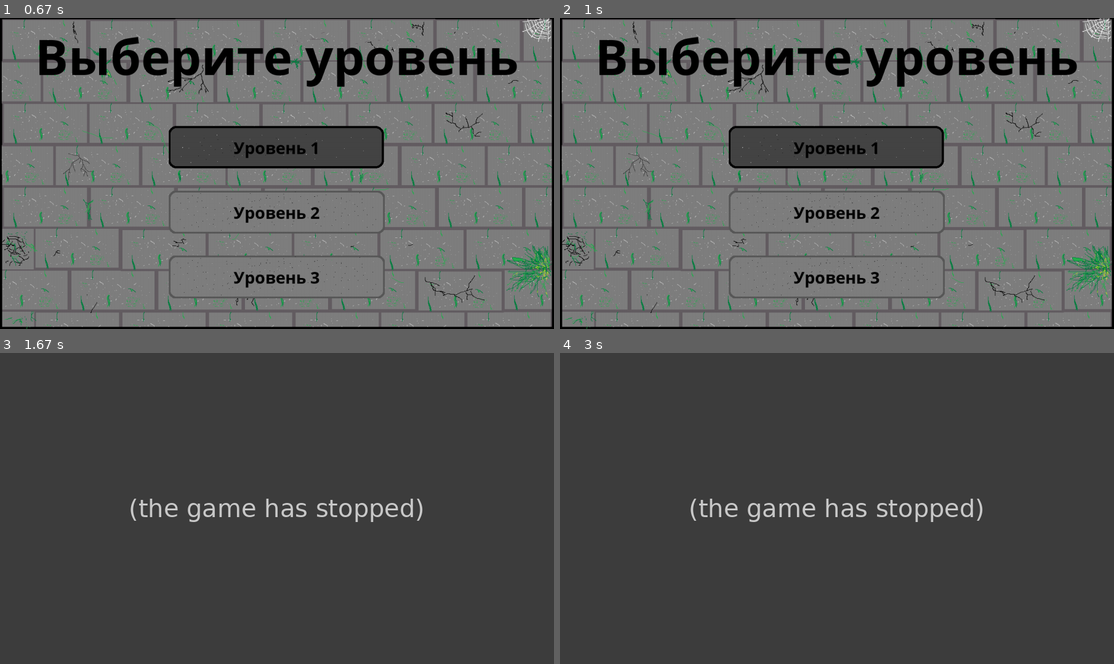
Above: before the commit, frames 1-4 (two rows, left to right).
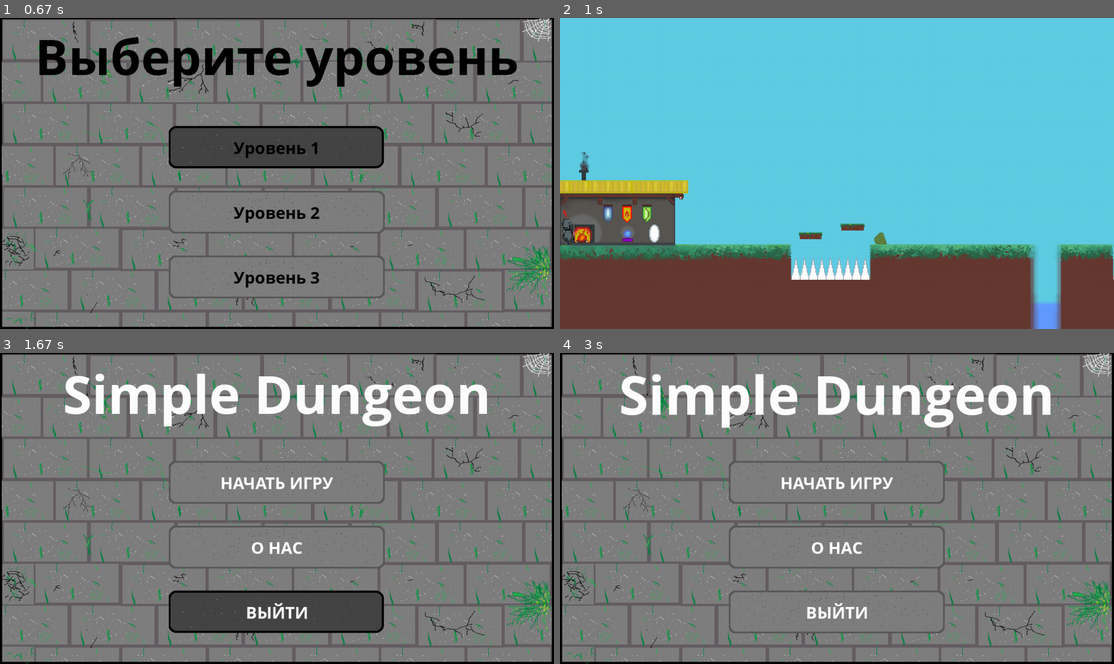
Above: after the commit, the same moments.

Repository: plov-cyber/Simple_Dungeon_PyGame
Game: pygame game, started from main.py
The game is run twice, just before and just after one commit, with the same random seed, the same clock (stepped at 60 frames per second) and the same inputs.
Inputs (mouse positions are in pixels of both pictures, inside the frame that each line leads up to):
- Up to frame 1 (0.67 s): click (277, 148) at 0.38 s
- Up to frame 2 (1 s): tap Space at 0.67 s
- Up to frame 3 (1.67 s): hold Esc 1-1.47 s; hold D 1-1.47 s; move the mouse to (149, 446) at 1.03 s; click (277, 589) at 1.55 s
- Up to frame 4 (3 s): click (781, 558) at 1.88 s; hold D 2.17-2.63 s; tap Space at 2.23, 2.53 s; press the mouse at (837, 611) at 2.7 s; move the mouse to (942, 502) at 2.8 s; release the mouse at (1047, 393) at 2.93 s

Frame 1 is identical in both runs. In frame 2, 100% of the frame differs, in the area x 0-100%, y 0-100%; in frame 3, 95%; in frame 4, 99%.
Before the commit the program exited at 1.6 s; later frames show no game.

Commit message:
||||||||||||||| ||||RELEASE|||| |||||||||||||||

Diff:
--- a/main.py
+++ b/main.py
@@ -6,12 +6,43 @@
 pygame.init()
 
 
+def win():
+    """Функция выигрыша."""
+
+    global now_screen, win_bg
+    win_bg = lvl_sc.copy()
+    now_screen = WIN_SCREEN
+    reset_level()
+
+
+def play_level(num):
+    """Функция запуска уровня."""
+
+    global now_level, now_screen
+    if num == 0:
+        now_level = LEVELS[num]
+        now_screen = LVL
+        pygame.mouse.set_visible(False)
+
+
 def pause():
     """Функция для паузы игры."""
 
     global now_screen, pause_bg
+    pygame.mouse.set_visible(True)
     now_screen = PAUSE_SCREEN
     pause_bg = lvl_sc.copy()
+
+
+def play_music(name, volume):
+    """Функция проигрывания музыки."""
+
+    global now_music
+    if not pygame.mixer_music.get_busy() or name != now_music:
+        load_sound(0, name)
+        pygame.mixer_music.play(-1)
+        pygame.mixer_music.set_volume(volume)
+        now_music = name
 
 
 def game_over():
@@ -39,7 +70,7 @@
 
 
 def load_sound(type, name):
-    """Загружает звук или музыку. Использует type для определения типа(музыка, звук)."""
+    """Загружает звук или музыку."""
 
     fullname = os.path.join('sounds', name)
     sound = None
@@ -77,14 +108,16 @@
 class Monster(pygame.sprite.Sprite):
     """Класс монстра. Принимает значения координаты, атаки, здоровья."""
 
-    def __init__(self, x, dmg, health, d):
+    def __init__(self, x, dmg, health, d, img):
         """Инициализация монстра."""
 
         super().__init__(monsters, all_sprites)
-        self.image = random.choice(MNSTR_IMGS)
+        self.image = img
+        self.image0 = img
         self.rect = self.image.get_rect()
         self.rect.x, self.rect.y = x, Y0 + hero.rect.height - self.rect.height
         self.x0 = x
+        self.X0 = x
         self.vx = 1
         self.death_vy = 2
         self.dmg = dmg
@@ -115,11 +148,15 @@
                     self.right = True
             elif self.ticks % 30 == 0:
                 collider.health -= self.dmg
+            self.image = pygame.transform.flip(self.image0, not self.right, 0)
             self.ticks = (self.ticks + 1) % 120
 
     def reset(self):
+        """Сброс монстра."""
+
         self.health = self.full_health
-        self.rect.x = self.x0
+        self.rect.x, self.rect.y = self.X0, Y0 + hero.rect.height - self.rect.height
+        self.x0 = self.X0
         self.right = True
         self.ticks = 0
 
@@ -134,7 +171,46 @@
         self.image = PLATF_IMG
         self.rect = self.image.get_rect()
         self.pos0 = (x, y)
+        self.x0 = 0
         self.rect.x, self.rect.y = x, y
+
+    def reset(self):
+        """Сброс платформы."""
+
+        self.rect.x = self.pos0[0]
+
+
+class MovingPlatform(Platform):
+    """Класс двигающейся платформы."""
+
+    def __init__(self, x, y, range):
+        """Инициализация платформы."""
+
+        super().__init__(x, y)
+        self.range = range
+        self.right = True
+        self.x0 = x
+        self.X0 = x
+        self.vx = 1
+
+    def update(self):
+        """Движение платформы."""
+
+        if self.right and self.x0 + self.range > self.rect.x:
+            self.rect.x += self.vx
+        else:
+            self.right = False
+
+        if not self.right and self.rect.x > self.x0:
+            self.rect.x -= self.vx
+        else:
+            self.right = True
+
+    def reset(self):
+        """Сброс платформы."""
+
+        self.x0 = self.X0
+        self.rect.x = self.pos0[0]
 
 
 class Cloud(pygame.sprite.Sprite):
@@ -183,7 +259,8 @@
             self.diff = 0
 
         for pl in self.platforms:
-            pl.rect.x = pl.pos0[0] + self.rect.x
+            pl.rect.x -= self.diff
+            pl.x0 -= self.diff
 
         for en in self.enemies:
             en.rect.x -= self.diff
@@ -196,6 +273,8 @@
         self.rect.x = 0
         for enemy in self.enemies:
             enemy.reset()
+        for pl in self.platforms:
+            pl.reset()
 
 
 class Hero(pygame.sprite.Sprite):
@@ -213,18 +292,22 @@
         self.pos0 = (x, y)
         self.safe_x = (self.x, self.rect.x)
         self.y0 = Y0
+        self.attack = False
         self.left = False
         self.jump = False
         self.platform = False
         self.moving = False
-        self.jump_height = 50
+        self.jump_height = 60
         self.jump_count = 0
         self.vx = 4
         self.full_health = health
         self.health = health
         self.freq = 15
         self.ticks = 0
+        self.angle = 0
         self.dmg = dmg
+        self.hole = False
+        self.hole_coords = ()
 
     def move(self, x, y):
         """Движение персонажа."""
@@ -235,71 +318,94 @@
         elif x > self.x:
             self.left = False
 
-        if 6114 >= x >= 0:
+        if not pygame.sprite.spritecollideany(self, now_level.platforms):
+            self.safe_x = (self.x, self.rect.x)
+
+        if 6114 >= x >= 0 and (
+                (self.rect.y > Y0 and self.hole_coords[0] < x < self.hole_coords[1]) or self.rect.y <= Y0):
             self.x = x
             if 0 <= self.x <= 625:
                 self.rect.x = self.x
             elif 5489 <= self.x <= 6114:
                 self.rect.x = (self.x + 256) % 1280
 
-        if not pygame.sprite.spritecollideany(self, now_level.platforms) or self.rect.y == self.y0:
-            self.safe_x = (self.x, self.rect.x)
-        else:
+        if pygame.sprite.spritecollideany(self, now_level.platforms):
             self.x, self.rect.x = self.safe_x
+
+        print(self.x)
 
     def update(self):
         """Обновление координат персонажа при взаимодействии с ним."""
 
-        if self.health <= 0 or self.rect.y == 530:
+        if self.health <= 0 or self.rect.y >= 530:
+            self.death()
+        elif self.x >= 6000:
+            win()
+        else:
+            self.platform = False
+            for platform in now_level.platforms:
+                if platform.rect.x < self.rect.x + self.rect.width \
+                        and platform.rect.x + platform.rect.width > self.rect.x \
+                        and self.rect.y + self.rect.height <= platform.rect.y:
+                    self.y0 = platform.rect.y - self.rect.height
+                    self.platform = True
+
+            self.hole = False
+            for i, j in HOLES_COORD:
+                if i < self.x < j:
+                    if not self.platform:
+                        self.y0 = 530
+                    self.hole_coords = (i, j)
+                    self.hole = True
+                    break
+
+            if not self.platform and not self.hole:
+                self.y0 = Y0
+
+            if self.jump and self.jump_count + 3 < self.jump_height:
+                self.rect.y -= 3
+                self.jump_count += 3
+            elif not self.jump and self.rect.y <= self.y0 - 3:
+                self.rect.y += 3
+                if self.y0 - self.rect.y < 3:
+                    self.rect.y = self.y0
+            else:
+                self.jump = False
+                self.jump_count = 0
+
+            if self.ticks % self.freq == 0:
+                if self.attack:
+                    enemy = pygame.sprite.spritecollideany(self, now_level.enemies)
+                    if enemy:
+                        enemy.health -= self.dmg
+                    self.image = pygame.transform.flip(PLAYER_IMGS[self.img_count + 2], self.left, 0)
+                    self.img_count = (self.img_count + 1) % 2
+                elif not self.attack and self.moving:
+                    self.image = pygame.transform.flip(PLAYER_IMGS[self.img_count], self.left, 0)
+                    self.img_count = (self.img_count + 1) % 2
+            if not self.moving and not self.attack:
+                self.image = pygame.transform.flip(PLAYER_IMGS[2], self.left, 0)
+            self.attack = False
+            self.moving = False
+            self.ticks = (self.ticks + 1) % 120
+
+    def death(self):
+        """Смерть персонажа."""
+
+        if self.angle < 90:
+            self.angle += 2
+            self.image = pygame.transform.rotate(PLAYER_IMGS[2], self.angle)
+            self.rect.y += 1
+        else:
             game_over()
-
-        self.platform = False
-        for platform in now_level.platforms:
-            if platform.rect.x < self.rect.x + self.rect.width \
-                    and platform.rect.x + platform.rect.width > self.rect.x \
-                    and self.rect.y + self.rect.height <= platform.rect.y:
-                self.y0 = platform.rect.y - self.rect.height
-                self.platform = True
-        if not self.platform:
-            if 2280 < self.x < 2550:
-                self.y0 = 530
-            else:
-                self.y0 = Y0
-
-        if self.jump and self.jump_count + 3 < self.jump_height:
-            self.rect.y -= 3
-            self.jump_count += 3
-        elif not self.jump and self.rect.y <= self.y0 - 3:
-            self.rect.y += 3
-            if self.y0 - self.rect.y < 3:
-                self.rect.y = self.y0
-        else:
-            self.jump = False
-            self.jump_count = 0
-
-        if self.moving and self.ticks % self.freq == 0:
-            self.image = pygame.transform.flip(PLAYER_IMGS[self.img_count], self.left, 0)
-            self.img_count = (self.img_count + 1) % 2
-            self.moving = False
-        elif not self.moving:
-            self.image = pygame.transform.flip(PLAYER_IMGS[2], self.left, 0)
-        self.ticks = (self.ticks + 1) % 120
-
-    def attack(self):
-        """Функция атаки персонажа."""
-
-        enemy = pygame.sprite.spritecollideany(self, now_level.enemies)
-        if enemy and self.ticks % self.freq == 0:
-            enemy.health -= self.dmg
-        if self.ticks % (self.freq // 2) == 0:
-            self.image = pygame.transform.flip(PLAYER_IMGS[self.img_count + 2], self.left, 0)
-            self.img_count = (self.img_count + 1) % 2
-        self.ticks = (self.ticks + 1) % 120
 
     def reset(self):
         """Сброс персонажа."""
 
+        self.hole = False
         self.ticks = 0
+        self.freq = 15
+        self.angle = 0
         self.jump_count = 0
         self.y0 = Y0
         self.rect.x, self.rect.y = self.pos0
@@ -349,6 +455,7 @@
 LVL = 'level_screen'
 GAME_OVER = 'game_over'
 PAUSE_SCREEN = 'pause_screen'
+WIN_SCREEN = 'win_screen'
 now_screen = MENU_SCREEN
 with open('sources/titres.txt', encoding='utf-8') as f:
     TITRES_TEXT = [i.strip() for i in f.readlines()]
@@ -357,12 +464,19 @@
 MENU_BTN_TITLES = ['НАЧАТЬ ИГРУ', 'О НАС', 'ВЫЙТИ']
 LEVEL_BTN_TITLES = ['Уровень 1', 'Уровень 2', 'Уровень 3']
 PAUSE_BTN_TITLES = ['ПРОДОЛЖИТЬ', 'В ГЛАВНОЕ МЕНЮ']
+GAME_OVER_BTN_TITLES = ['ИГРАТЬ ЗАНОВО', 'В ГЛАВНОЕ МЕНЮ']
+WIN_BTN_TITLES = ['СЛЕДУЮЩИЙ УРОВЕНЬ', 'В ГЛАВНОЕ МЕНЮ']
+HOLES_COORD = [(535, 685), (1095, 1125), (1280, 1530), (2190, 2540),
+               (3130, 3385), (3930, 3960), (4235, 4485),
+               (4855, 4885)]
 
 # Инициализация групп спрайтов.
 all_sprites = pygame.sprite.Group()
 pause_buttons = pygame.sprite.Group()
 menu_buttons = pygame.sprite.Group()
 level_buttons = pygame.sprite.Group()
+win_buttons = pygame.sprite.Group()
+game_over_buttons = pygame.sprite.Group()
 hero_group = pygame.sprite.Group()
 level = pygame.sprite.Group()
 clouds = pygame.sprite.Group()
@@ -385,12 +499,16 @@
 PLAYER_IMGS = [pygame.transform.scale(load_image('knight1.png'), (30, 80)),
                pygame.transform.scale(load_image('knight2.png'), (30, 80)),
                pygame.transform.scale(load_image('knight.png'), (30, 80)),
-               pygame.transform.scale(load_image('slime.png'), (30, 80))]
-MNSTR_IMGS = [load_image('slime.png')]
+               pygame.transform.scale(load_image('knight3.png'), (42, 80))]
+MNSTR_IMGS = [load_image('slime.png'), pygame.transform.scale(load_image('boss.png', (255, 255, 255)), (50, 80)),
+              pygame.transform.scale(load_image('ghost.png'), (30, 60))]
 LVL_IMGS = [load_image('level_1.png')]
 
 # Загрузка звуков и музыки.
 btn_sound = load_sound(1, 'btn_sound.wav')
+title_mc = 'title_menu_music.mp3'
+level_mc = 'level_music.mp3'
+now_music = title_mc
 
 # Главный герой.
 hero = Hero(hero_group, 5, 445, 30, 100)
@@ -414,33 +532,47 @@
 lvl_sc = pygame.Surface((WIN_WIDTH, WIN_HEIGHT))
 level_x = 0
 now_level = None
-LEVELS = [Level(pygame.transform.scale(LVL_IMGS[0], (6144, 1440)), [Monster(710, 10, 50, 200)],
-                [Platform(2306, 496), Platform(2405, 476), Platform(2497, 454)])]
+level_num = None
+LEVELS = [Level(pygame.transform.scale(LVL_IMGS[0], (6144, 1440)),
+                [Monster(710, 10, 50, 200, MNSTR_IMGS[0]), Monster(1600, 20, 70, 350, MNSTR_IMGS[1]),
+                 Monster(2755, 30, 80, 250, MNSTR_IMGS[2])],
+                [Platform(552, 496), Platform(650, 476),
+                 Platform(1296, 496), Platform(1394, 476), Platform(1488, 454),
+                 Platform(2214, 486), Platform(2306, 454), Platform(2404, 476), Platform(2500, 454),
+                 MovingPlatform(3163, 476, 190),
+                 Platform(4250, 496), Platform(4348, 476), Platform(4444, 496)])]
 ticks = 0
 
 # Экран для game over'а.
 game_over_sc = pygame.Surface((WIN_WIDTH, WIN_HEIGHT))
-game_over_sc.set_alpha(150)
 game_over_bg = LVL_IMGS[0]
 fog = pygame.Surface((WIN_WIDTH, WIN_HEIGHT))
 fog.fill((0, 0, 0))
 fog.set_alpha(150)
 GAME_OVER_TITLE = pygame.font.SysFont('comicsansms', 180, bold=True).render('GAME OVER', 1, pygame.Color('white'))
-game_over_txt = pygame.font.SysFont('comicsansms', 50).render('Нажмите любую клавишу', 1, pygame.Color('white'))
 
 # Экран паузы.
 pause_sc = pygame.Surface((WIN_WIDTH, WIN_HEIGHT))
+pause_bg = LVL_IMGS[0]
+PAUSE_TITLE = pygame.font.SysFont('comicsansms', 180, bold=True).render('ПАУЗА', 1, pygame.Color('darkgrey'))
+
+# Экран выигрыша.
+win_sc = pygame.Surface((WIN_WIDTH, WIN_HEIGHT))
+win_bg = LVL_IMGS[0]
+WIN_TITLE = pygame.font.SysFont('comicsansms', 150, bold=True).render('ВЫ ПОБЕДИЛИ', 1, pygame.Color('darkblue'))
 
 # Экраны.
 SCREENS = {MENU_SCREEN: menu_screen, ABOUT_SCREEN: about_screen, LVL_CH_SCREEN: l_ch_screen, LVL: lvl_sc,
-           GAME_OVER: game_over_sc, PAUSE_SCREEN: pause_sc}
+           GAME_OVER: game_over_sc, PAUSE_SCREEN: pause_sc, WIN_SCREEN: win_sc}
 
 # Инициализация кнопок и объединение их в группы.
 for i in range(3):
     Button(menu_screen, menu_buttons, i * 150 + 250, MENU_BTN_TITLES[i], pygame.Color('white'))
     Button(l_ch_screen, level_buttons, i * 150 + 250, LEVEL_BTN_TITLES[i], pygame.Color('black'))
     if i < 2:
-        Button(pause_sc, pause_buttons, i * 150 + 300, PAUSE_BTN_TITLES[i], pygame.Color('grey'))
+        Button(pause_sc, pause_buttons, i * 150 + 350, PAUSE_BTN_TITLES[i], pygame.Color('grey'))
+        Button(game_over_sc, game_over_buttons, i * 150 + 350, GAME_OVER_BTN_TITLES[i], pygame.Color('white'))
+        Button(win_sc, win_buttons, i * 150 + 350, WIN_BTN_TITLES[i], pygame.Color('black'))
 
 # Флаги.
 running = True
@@ -451,12 +583,15 @@
     # Код для главного меню игры.
     if now_screen == MENU_SCREEN:
 
-        pygame.mixer_music.unpause()
+        play_music(title_mc, 0.3)
         for event in pygame.event.get():
             if event.type == pygame.QUIT:
-                running = False
+                terminate()
+
             for btn in menu_buttons:
-                if event.type == pygame.MOUSEBUTTONUP and event.button == 1 and btn.rect.collidepoint(event.pos):
+                if (event.type == pygame.MOUSEBUTTONUP and event.button == 1 and btn.rect.collidepoint(event.pos)) \
+                        or (event.type == pygame.KEYUP and event.key == pygame.K_SPACE
+                            and btn.rect.collidepoint(pygame.mouse.get_pos())):
                     btn_sound.play()
                     if btn.title == 'ВЫЙТИ':
                         terminate()
@@ -483,10 +618,10 @@
     # Код для экрана с титрами.
     elif now_screen == ABOUT_SCREEN:
 
-        pygame.mixer_music.unpause()
+        play_music(title_mc, 0.3)
         for event in pygame.event.get():
             if event.type == pygame.QUIT:
-                running = False
+                terminate()
             elif event.type == pygame.MOUSEBUTTONUP:
                 if event.button == 5:
                     titre_y -= 30
@@ -505,27 +640,29 @@
             text_y += text.get_height()
         titre_y -= 1
 
-    # Код для экрана выбора уровня
+    # Код для экрана выбора уровня.
     elif now_screen == LVL_CH_SCREEN:
 
-        pygame.mixer_music.unpause()
+        play_music(title_mc, 0.3)
         for event in pygame.event.get():
             if event.type == pygame.QUIT:
                 terminate()
             elif event.type == pygame.KEYUP and event.key == pygame.K_ESCAPE:
+                btn_sound.play()
                 now_screen = MENU_SCREEN
+
             for btn in level_buttons:
-                if event.type == pygame.MOUSEBUTTONUP and event.button == 1 and btn.rect.collidepoint(event.pos):
+                if (event.type == pygame.MOUSEBUTTONUP and event.button == 1 and btn.rect.collidepoint(event.pos)) \
+                        or (event.type == pygame.KEYUP and event.key == pygame.K_SPACE
+                            and btn.rect.collidepoint(pygame.mouse.get_pos())):
                     btn_sound.play()
                     if btn.title == 'Уровень 1':
-                        now_level = LEVELS[0]
-                        pygame.mouse.set_visible(False)
-                        now_screen = LVL
+                        level_num = 0
                     elif btn.title == 'Уровень 2':
-                        pass
+                        level_num = 1
                     elif btn.title == 'Уровень 3':
-                        pass
-                    level.add(now_level)
+                        level_num = 2
+                    play_level(level_num)
 
         l_ch_screen.blit(BACKGROUND, (0, 0))
         l_ch_screen.blit(LVL_CH_TITLE, ((WIN_WIDTH - LVL_CH_TITLE.get_width()) // 2, 10))
@@ -535,11 +672,12 @@
     # Код для уровней.
     elif now_screen == LVL:
 
-        pygame.mixer_music.pause()
+        play_music(level_mc, 0.3)
         for event in pygame.event.get():
             if event.type == pygame.QUIT:
                 terminate()
             elif event.type == pygame.KEYUP and event.key == pygame.K_ESCAPE:
+                btn_sound.play()
                 pause()
 
         keys = pygame.key.get_pressed()
@@ -557,8 +695,7 @@
         else:
             hero.vx = 3
             hero.freq = 15
-        if keys[pygame.K_w] and not(keys[pygame.K_d] or keys[pygame.K_a]):
-            hero.attack()
+        hero.attack = True if keys[pygame.K_w] else False
 
         level.draw(lvl_sc)
         now_level.platforms.draw(lvl_sc)
@@ -569,6 +706,7 @@
         clouds.draw(lvl_sc)
         hero_group.update()
         now_level.enemies.update()
+        now_level.platforms.update()
         level.update()
         clouds.update()
         ticks = (ticks + 1) % 75
@@ -580,14 +718,74 @@
             if event.type == pygame.QUIT:
                 terminate()
             elif event.type in [pygame.MOUSEBUTTONUP, pygame.KEYUP]:
+                btn_sound.play()
                 now_screen = MENU_SCREEN
+
+            for btn in game_over_buttons:
+                if (event.type == pygame.MOUSEBUTTONUP and event.button == 1 and btn.rect.collidepoint(event.pos)) \
+                        or (event.type == pygame.KEYUP and event.key == pygame.K_SPACE
+                            and btn.rect.collidepoint(pygame.mouse.get_pos())):
+                    btn_sound.play()
+                    if btn.title == 'ИГРАТЬ ЗАНОВО':
+                        play_level(level_num)
+                    elif btn.title == 'В ГЛАВНОЕ МЕНЮ':
+                        now_screen = MENU_SCREEN
 
         game_over_sc.blit(game_over_bg, (0, 0))
         game_over_sc.blit(fog, (0, 0))
         game_over_sc.blit(GAME_OVER_TITLE, ((WIN_WIDTH - GAME_OVER_TITLE.get_width()) // 2, 80))
-        game_over_sc.blit(game_over_txt, ((WIN_WIDTH - game_over_txt.get_width()) // 2, 300))
-
-    # Обновление экрана
+        game_over_buttons.draw(game_over_sc)
+        game_over_buttons.update()
+
+    # Код для меню паузы.
+    elif now_screen == PAUSE_SCREEN:
+
+        for event in pygame.event.get():
+            if event.type == pygame.QUIT:
+                terminate()
+            elif event.type == pygame.KEYUP and event.key == pygame.K_ESCAPE:
+                btn_sound.play()
+                play_level(level_num)
+
+            for btn in pause_buttons:
+                if (event.type == pygame.MOUSEBUTTONUP and event.button == 1 and btn.rect.collidepoint(event.pos)) \
+                        or (event.type == pygame.KEYUP and event.key == pygame.K_SPACE
+                            and btn.rect.collidepoint(pygame.mouse.get_pos())):
+                    btn_sound.play()
+                    if btn.title == 'ПРОДОЛЖИТЬ':
+                        now_screen = LVL
+                    elif btn.title == 'В ГЛАВНОЕ МЕНЮ':
+                        now_screen = MENU_SCREEN
+                        reset_level()
+
+        pause_sc.blit(pause_bg, (0, 0))
+        pause_sc.blit(PAUSE_TITLE, ((WIN_WIDTH - PAUSE_TITLE.get_width()) // 2, 80))
+        pause_buttons.draw(pause_sc)
+        pause_buttons.update()
+
+    # Код для выигрыша.
+    elif now_screen == WIN_SCREEN:
+
+        for event in pygame.event.get():
+            if event.type == pygame.QUIT:
+                terminate()
+
+            for btn in pause_buttons:
+                if (event.type == pygame.MOUSEBUTTONUP and event.button == 1 and btn.rect.collidepoint(event.pos)) \
+                        or (event.type == pygame.KEYUP and event.key == pygame.K_SPACE
+                            and btn.rect.collidepoint(pygame.mouse.get_pos())):
+                    btn_sound.play()
+                    if btn.title == 'СЛЕДУЮЩИЙ УРОВЕНЬ':
+                        pass
+                    elif btn.title == 'В ГЛАВНОЕ МЕНЮ':
+                        now_screen = MENU_SCREEN
+
+        win_sc.blit(win_bg, (0, 0))
+        win_sc.blit(WIN_TITLE, ((WIN_WIDTH - WIN_TITLE.get_width()) // 2, 80))
+        win_buttons.draw(win_sc)
+        win_buttons.update()
+
+    # Обновление экрана.
     screen.blit(SCREENS[now_screen], (0, 0))
     pygame.display.flip()
     clock.tick(FPS)
Binary file added: sources/boss.png
Binary file added: sources/ghost.png
Binary file added: sources/knight3.png
Binary file changed: sources/level_1.png
Not shown, added: sounds/level_music.mp3
